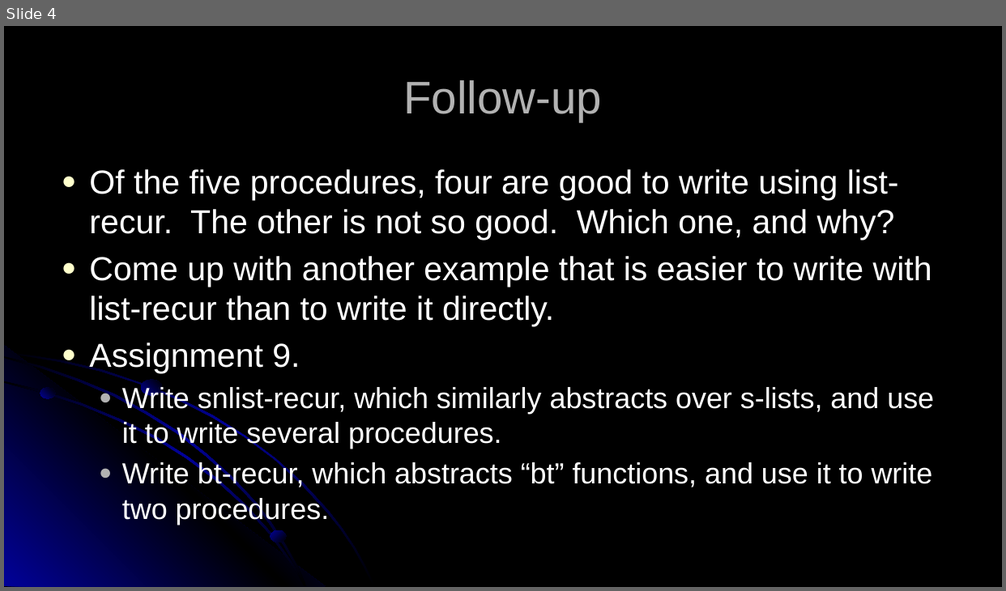
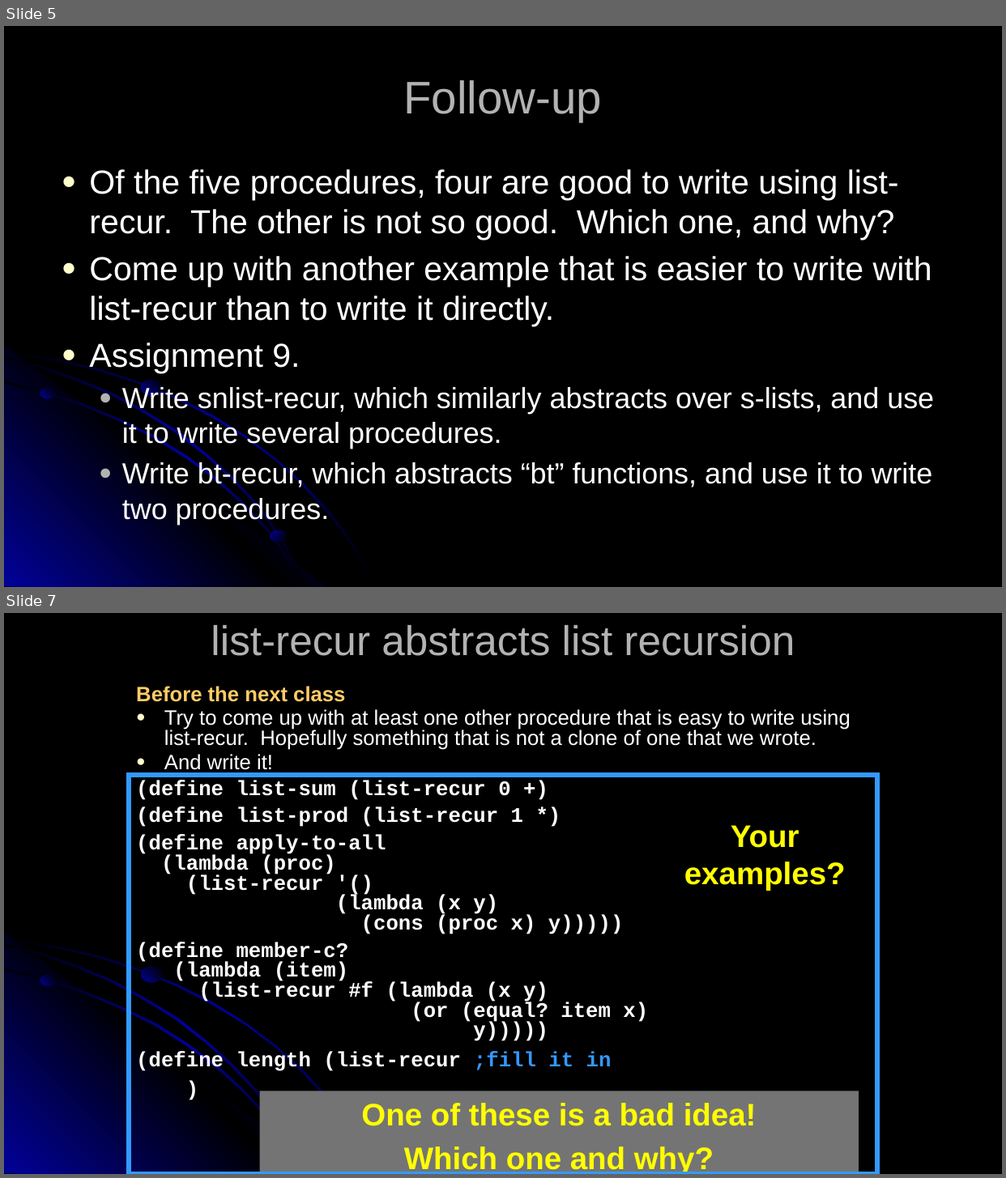
Before and after one commit to RHIT-CSSE/csse304, a slide deck: ClassMaterials/ProceduralAbstraction/10-ProceduralAbstraction-202120.pptx. Shown one above the other, each under a label of ours: slide 4 before the commit, slides 5 and 7 after it; the slides between them are not shown. The pictures are 1006x591 and 1006x1178 pixels, drawn with LibreOffice and Linux fonts; fonts in the diff are those of the drawing. Boxes give left, top, right and bottom in pixels: in the first picture for what was removed or moved away, otherwise in the second. Text is boxed around its words. In the diff, an @@ line names an element or a change of style, - is before the commit and + after.

```diff
--- a/ClassMaterials/ProceduralAbstraction/10-ProceduralAbstraction-202120.pptx
+++ b/ClassMaterials/ProceduralAbstraction/10-ProceduralAbstraction-202120.pptx
@@ slide 7 added at (4, 613, 1002, 1174), background #000000; not listed: 6 template elements that a slide beside it also shows @@
@@ title added at (211, 625, 795, 656), 40 pt, text #B2B2B2 @@
+list-recur abstracts list recursion
@@ text added at (136, 686, 850, 1073), 20 pt, text #FFFFFF, bold @@
+Before the next class
+● Try to come up with at least one other procedure that is easy to write using list-recur. Hopefully something that is not a clone of one that we wrote.
+● And write it!
+(define list-sum (list-recur 0 +)
+(define list-prod (list-recur 1 *)
+(define apply-to-all
+(lambda (proc)
+(list-recur ′()
+(lambda (x y)
+(cons (proc x) y)))))
+(define member-c?
+(lambda (item)
+(list-recur #f (lambda (x y)
+(or (equal? item x)
+y)))))
+(define length (list-recur ;fill it in
+)
@@ rectangle added at (129, 776, 878, 1174), outline #3399FF 4.25 pt @@
@@ text added at (684, 825, 846, 891), 30 pt, text #FFFF00, bold @@
+Your examples?
@@ rectangle added at (260, 1092, 859, 1174), fill #747474, 30 pt, text #FFFF00, bold @@
+One of these is a bad idea!
+Which one and why?
@@ what was slide 4 is now slide 5 @@
```
Also in this commit, not shown: 1 slide changed, 2 other slides added, 1 slide removed, 1 other file.
